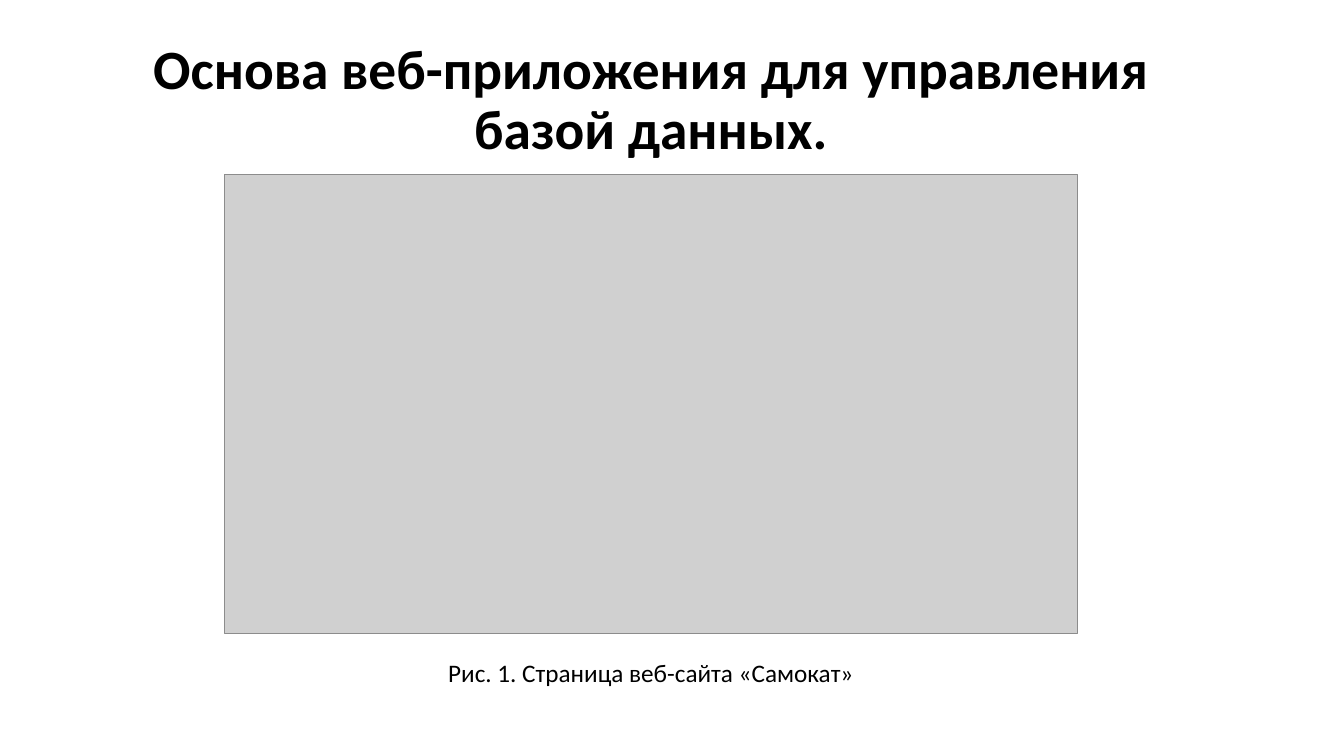
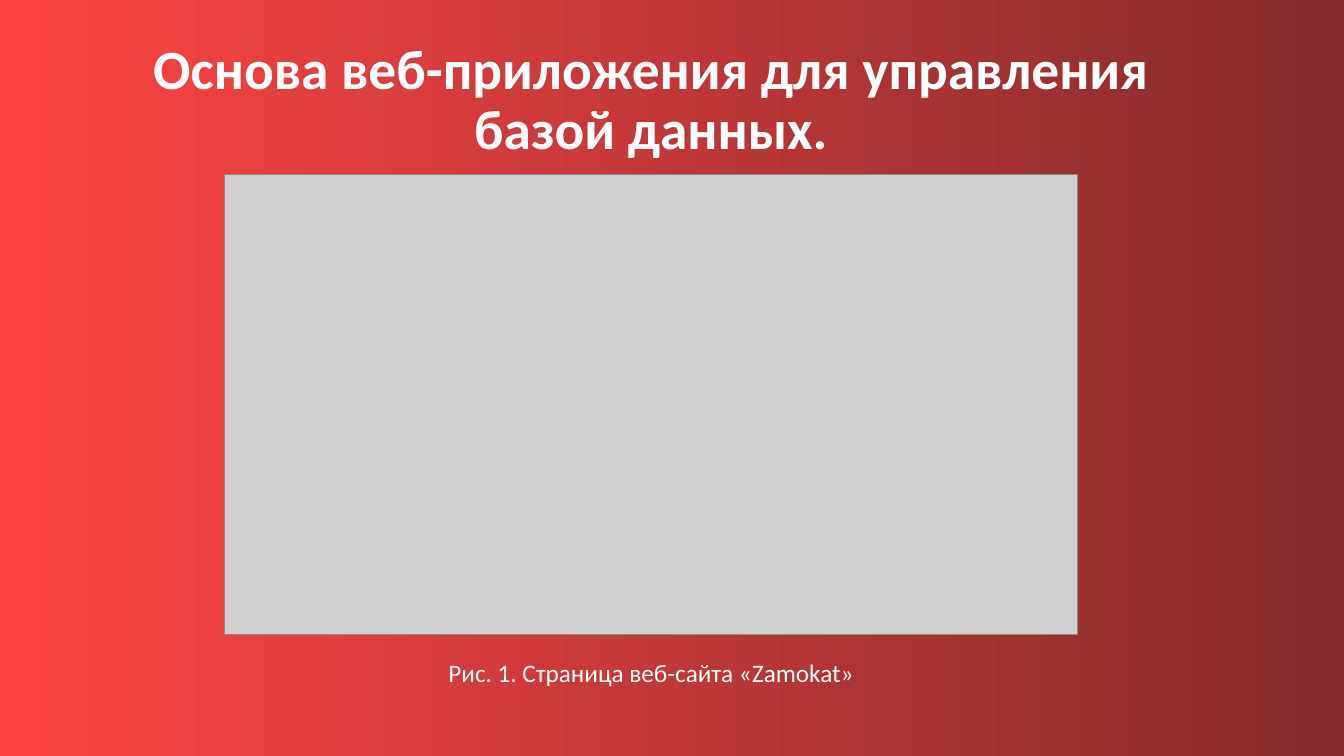
Before and after one commit to artemnaplavkov/Samokat_Website, a slide deck: slide 6 of Проект самокат bruh.pptx. Drawn at 1344x756 pixels with LibreOffice and Linux fonts; fonts in the diff are those of the drawing; grey boxes stand for pictures. Boxes give left, top, right and bottom in pixels: in the first picture for what was removed or moved away, otherwise in the second. Text is boxed around its words. In the diff, an @@ line names an element or a change of style, - is before the commit and + after.

```diff
--- a/Проект самокат bruh.pptx
+++ b/Проект самокат bruh.pptx
@@ background #FFFFFF to gradient #FE4444 to #832B2B @@
@@ title "Основа веб-приложения для управления базой ..." at bbox=[153, 51, 1148, 158]: text colour #000000 to #FFFFFF @@
@@ text at bbox=[448, 664, 854, 686]: text changed; text colour #000000 to #FFFFFF @@
-Рис. 1. Страница веб-сайта «Самокат»
+Рис. 1. Страница веб-сайта «Zamokat»
```
Also in this commit, not shown: 11 other slides changed.
